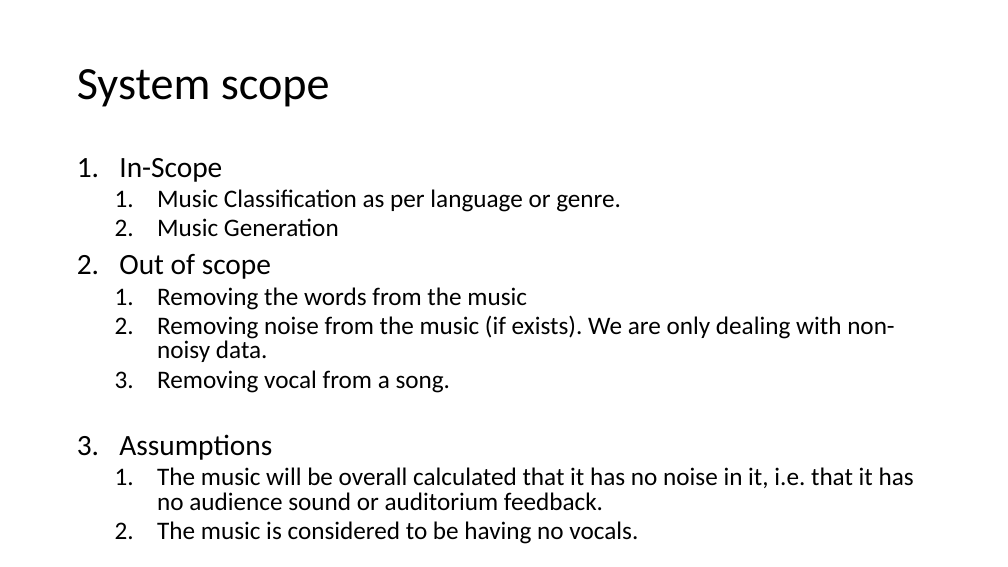
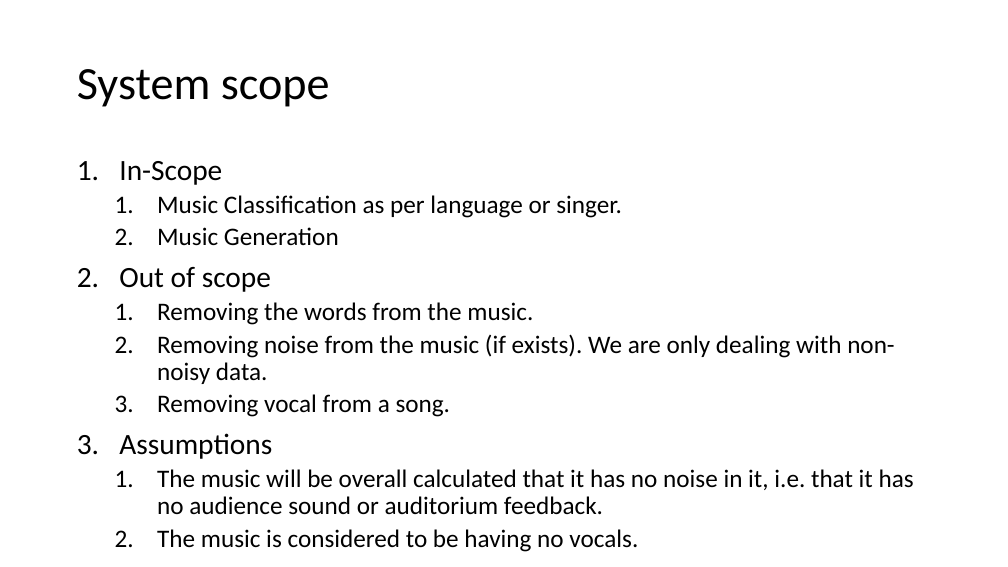
Before and after one commit to alvynabranches/trimester4, a slide deck: slide 3 of 3_Mini_Project/MiniProject_Synopsis.pptx. Drawn at 1008x567 pixels with LibreOffice and Linux fonts; fonts in the diff are those of the drawing. Boxes give left, top, right and bottom in pixels: in the first picture for what was removed or moved away, otherwise in the second. Text is boxed around its words. In the diff, an @@ line names an element or a change of style, - is before the commit and + after.

```diff
--- a/3_Mini_Project/MiniProject_Synopsis.pptx
+++ b/3_Mini_Project/MiniProject_Synopsis.pptx
@@ text at [119, 161, 914, 552]: line spacing 0.8 to 0.9 @@
@@ text at [157, 195, 622, 218]: text changed @@
-  1. Music Classification as per language or genre.
+  1. Music Classification as per language or singer.
@@ text at [157, 302, 533, 325]: text changed @@
-  1. Removing the words from the music
+  1. Removing the words from the music.
```
Also in this commit, not shown: 7 other slides changed, 6 other files.
